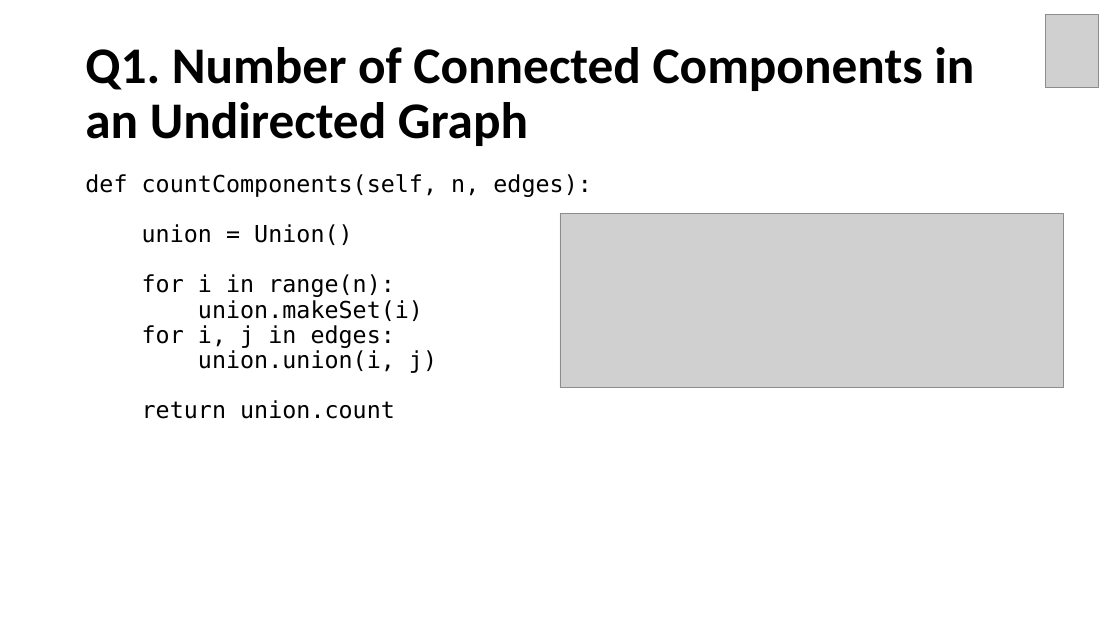
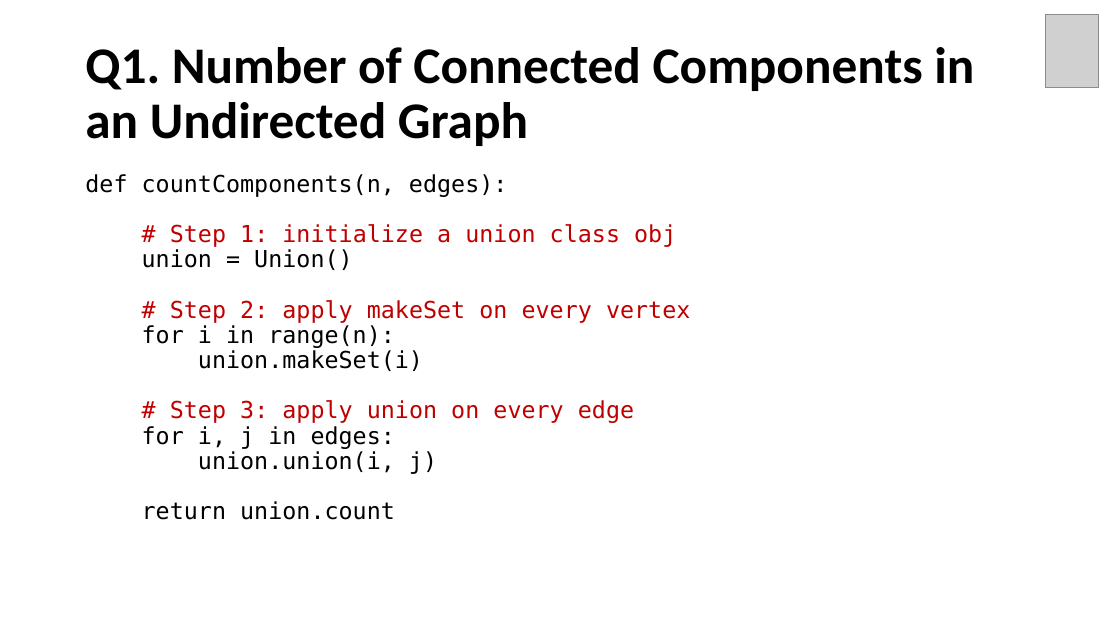
Before and after one commit to Neo-Hao/union-find, a slide deck: slide 56 of slides.pptx (slide 47 before the commit). Drawn at 1120x630 pixels with LibreOffice and Linux fonts; fonts in the diff are those of the drawing; grey boxes stand for pictures. Boxes give left, top, right and bottom in pixels: in the first picture for what was removed or moved away, otherwise in the second. Text is boxed around its words. In the diff, an @@ line names an element or a change of style, - is before the commit and + after.

Commit message:
add time compare of two versions of union find

```diff
--- a/slides.pptx
+++ b/slides.pptx
@@ text at [85, 174, 676, 247]: text changed; text colour #000000 to #C00000 @@
-def countComponents(self, n, edges):
+def countComponents(n, edges):
+# Step 1: initialize a union class obj
@@ picture removed at [560, 213, 1064, 387] @@
@@ text at [170, 300, 690, 323]: paragraph added @@
+# Step 2: apply makeSet on every vertex
@@ text at [170, 400, 634, 423]: paragraph added @@
+# Step 3: apply union on every edge
```
Also in this commit, not shown: 22 other slides changed, 9 slides added, 6 other files.
